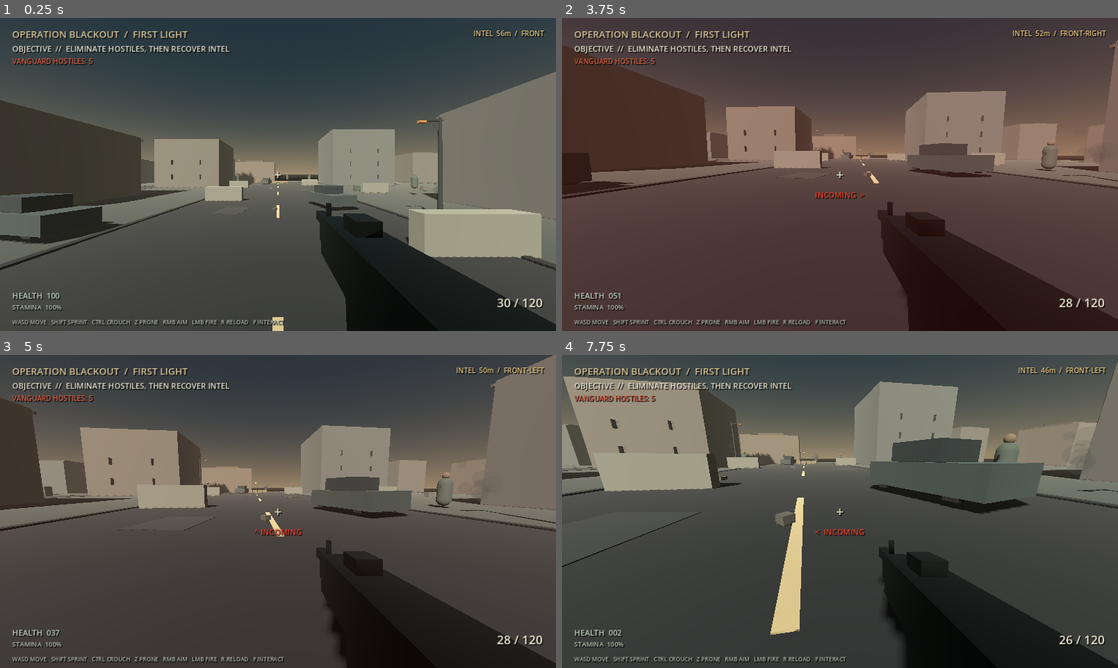
Above: before the commit, frames 1-4 (two rows, left to right).
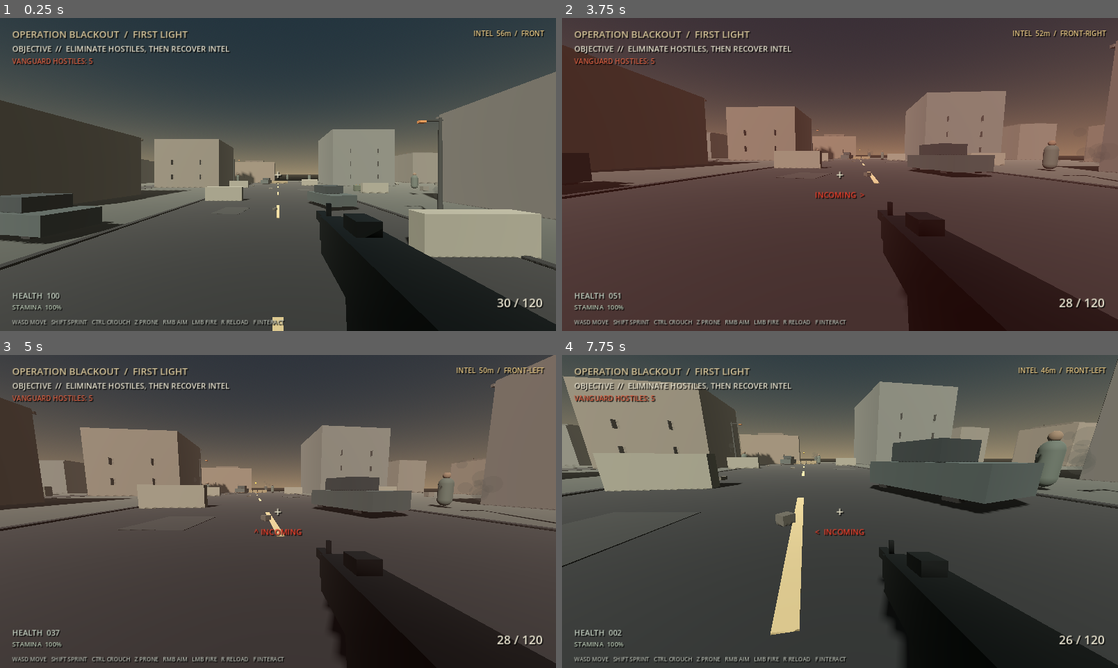
Above: after the commit, the same moments.

Repository: Liladizilla/operation-blackout
Game: Godot game, scene res://scenes/main.tscn
Two runs of this game, one before a commit and one after it. Both use one fixed random seed, a clock stepped at 60 frames per second and the inputs below.
Inputs (mouse positions are in pixels of both pictures, inside the frame that each line leads up to):
- Up to frame 1 (0.25 s): no input
- Up to frame 2 (3.75 s): tap Enter at 0.5 s; move the mouse to (834, 180) at 0.52 s; hold W (move_forward) 0.53-2.78 s; tap Ctrl (crouch) at 0.6, 3.6 s; click (834, 180) at 0.67 s; tap Space (jump) at 0.77, 1.52, 3.02 s; move the mouse to (878, 177) at 1.27 s; tap F (interact) at 1.35 s; move the mouse to (795, 171) at 2.02 s; tap Z (prone) at 2.1 s; move the mouse to (845, 174) at 2.77 s; hold A (move_left) 2.78-3.53 s; tap Shift (sprint) at 2.85 s; click (845, 174) at 2.92 s; move the mouse to (817, 168) at 3.52 s; hold W (move_forward) from 3.53 s (still down)
- Up to frame 3 (5 s): keep holding W (move_forward); tap Space (jump) at 3.77, 4.52 s; move the mouse to (305, 511) at 4.27 s; tap F (interact) at 4.35 s
- Up to frame 4 (7.75 s): move the mouse to (812, 511) at 5.02 s; tap Z (prone) at 5.1 s; click (812, 511) at 5.17 s; move the mouse to (851, 505) at 5.77 s; release W (move_forward) at 5.78 s; hold D (move_right) 5.78-6.53 s; tap Shift (sprint) at 5.85 s; tap Space (jump) at 6.02, 6.77, 7.52 s; move the mouse to (834, 517) at 6.52 s; hold W (move_forward) from 6.53 s (still down); tap Ctrl (crouch) at 6.6 s; move the mouse to (878, 514) at 7.27 s; tap F (interact) at 7.35 s; click (878, 514) at 7.42 s

The runs differ from the first frame. In frame 1, less than 0.1% of the frame differs, in the area x 42-56%, y 50-52%; in frame 2, less than 0.1%; in frame 3, less than 0.1%; in frame 4, 0.8%, in the area x 45-91%, y 24-44%.

Commit message:
Coordinate enemy alerts and expand tactical cover

Diff:
--- a/scripts/enemy.gd
+++ b/scripts/enemy.gd
@@ -16,6 +16,8 @@
 var cover_goal := Vector3.ZERO
 var cover_timer := 0.0
 var suppression_timer := 0.0
+var alert_memory_timer := 0.0
+var alert_broadcast_timer := 0.0
 
 func _ready() -> void:
     var capsule := CapsuleShape3D.new()
@@ -128,8 +130,10 @@
         return
     think_timer -= delta
     fire_timer -= delta
-    cover_timer -= delta
+    cover_timer = maxf(0.0, cover_timer - delta)
     suppression_timer = maxf(0.0, suppression_timer - delta)
+    alert_memory_timer = maxf(0.0, alert_memory_timer - delta)
+    alert_broadcast_timer = maxf(0.0, alert_broadcast_timer - delta)
     if think_timer <= 0:
         think_timer = 0.25
         var distance := global_position.distance_to(player.global_position)
@@ -140,12 +144,18 @@
         if suppression_timer > 0.0:
             state = "REPOSITION"
             last_known_position = player.global_position
+            alert_memory_timer = 5.0
             if cover_timer <= 0.0:
                 cover_goal = _choose_cover(player.global_position)
                 cover_timer = 1.6
         elif sees_player:
+            if state != "COMBAT":
+                _broadcast_alert(player.global_position)
             state = "COMBAT"
             last_known_position = player.global_position
+            alert_memory_timer = 5.0
+        elif alert_memory_timer > 0.0:
+            state = "INVESTIGATE"
         elif distance < 42.0:
             state = "INVESTIGATE"
         else:
@@ -233,6 +243,27 @@
     query.collision_mask = 1
     return space.intersect_ray(query)
 
+func _broadcast_alert(threat_position: Vector3) -> void:
+    if alert_broadcast_timer > 0.0:
+        return
+    alert_broadcast_timer = 1.5
+    for ally in get_tree().get_nodes_in_group("enemies"):
+        if ally == self or not is_instance_valid(ally) or not ally.has_method("hear_alert"):
+            continue
+        if ally.global_position.distance_to(global_position) <= 36.0:
+            ally.hear_alert(threat_position)
+
+func hear_alert(threat_position: Vector3) -> void:
+    if health <= 0.0:
+        return
+    last_known_position = threat_position
+    alert_memory_timer = 5.0
+    if state != "COMBAT":
+        state = "INVESTIGATE"
+        cover_goal = _choose_cover(threat_position)
+        cover_timer = 1.2
+    think_timer = minf(think_timer, 0.1)
+
 func _choose_cover(threat_position: Vector3) -> Vector3:
     # Candidate positions sit near concrete barriers and wreckage in the arena.
     # Stand beside cover rather than targeting the solid center of each obstacle.
@@ -248,6 +279,20 @@
         Vector3(-28.5, 0, 0), Vector3(-28.5, 0, 12),
         Vector3(-28.5, 0, 24)
     ]
+    # Add positions beside actual service-alley caches so nearby enemies can use
+    # the expanded district rather than treating the original arena as the map.
+    for cache in get_tree().get_nodes_in_group("ammo_caches"):
+        if not is_instance_valid(cache):
+            continue
+        var cache_position: Vector3 = cache.global_position
+        for offset in [Vector3(-1.65, 0, 0), Vector3(1.65, 0, 0), Vector3(0, 0, -1.35), Vector3(0, 0, 1.35)]:
+            candidates.append(cache_position + offset)
+    for crate in get_tree().get_nodes_in_group("service_alley_crates"):
+        if not is_instance_valid(crate):
+            continue
+        var crate_position: Vector3 = crate.global_position
+        for offset in [Vector3(-1.65, 0, 0), Vector3(1.65, 0, 0), Vector3(0, 0, -1.35), Vector3(0, 0, 1.35)]:
+            candidates.append(crate_position + offset)
     var best := global_position
     var best_score := -INF
     for candidate in candidates:
@@ -293,6 +338,8 @@
         suppression_timer = 1.1 if headshot else 0.75
         cover_timer = 0.0
         think_timer = 0.0
+        alert_memory_timer = 5.0
+        _broadcast_alert(player.global_position)
     if health > 0.0:
         body_material.albedo_color = Color(0.55,0.12,0.08)
         hit_flash_timer = 0.14
